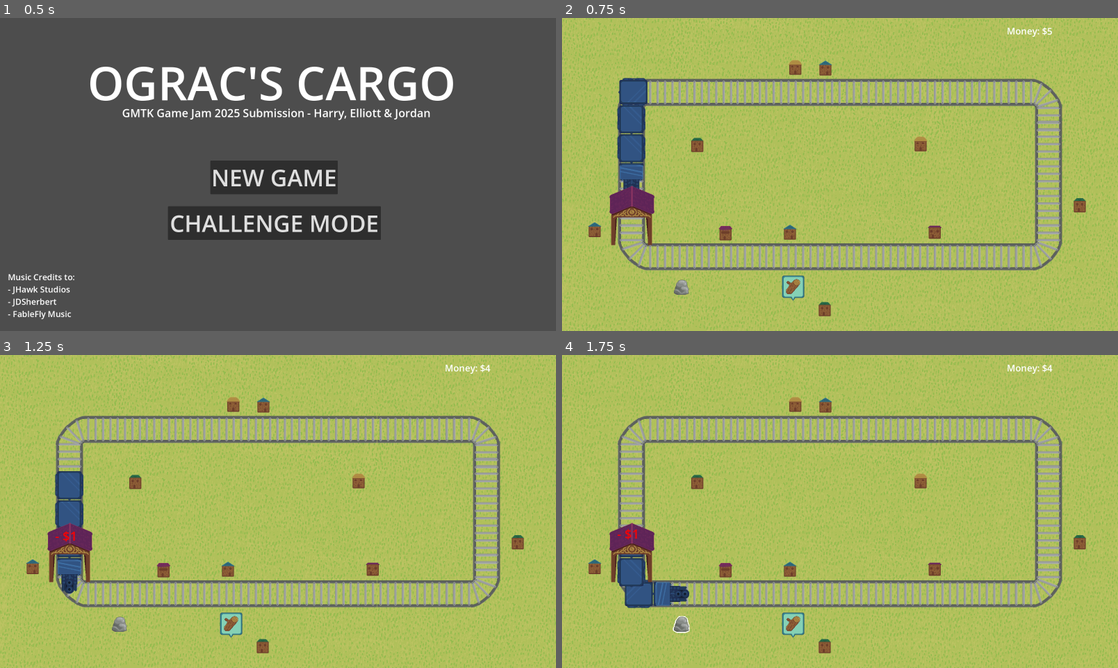
Above: before the commit, frames 1-4 (two rows, left to right).
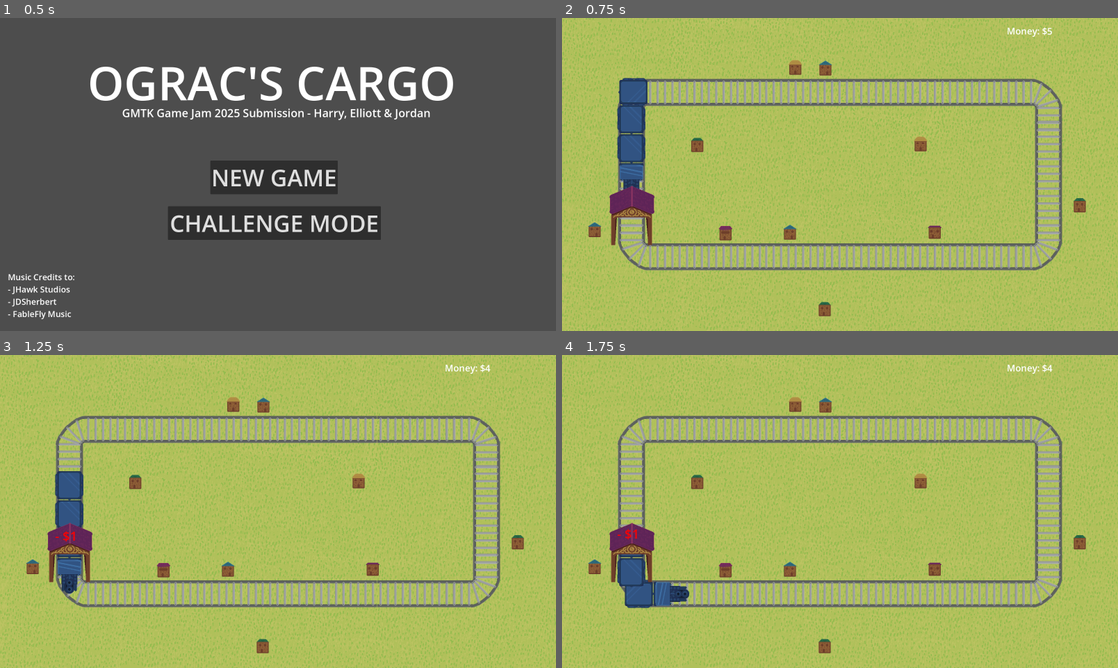
Above: after the commit, the same moments.

Repository: decadentpig/GMTK2025
Game: Godot game, scene res://main_menu.tscn
Same seed, same stepped clock (60 frames per second), same inputs: the game is played once before the commit and once after it.
Inputs (mouse positions are in pixels of both pictures, inside the frame that each line leads up to):
- Up to frame 1 (0.5 s): no input
- Up to frame 2 (0.75 s): click "CHALLENGE MODE" at 0.5 s
- Up to frame 3 (1.25 s): no input
- Up to frame 4 (1.75 s): move the mouse to (678, 624) at 1.27 s; click (678, 624) at 1.35 s

Frame 1 is identical in both runs. In frame 2, 0.4% of the frame differs, in the area x 20-44%, y 82-91%; in frame 3, 0.4%; in frame 4, 0.4%, in the area x 19-44%, y 82-91%.

Commit message:
Phase 1 resources and contracts

Diff:
--- a/game_manager.gd
+++ b/game_manager.gd
@@ -22,7 +22,10 @@
 @export var ui_layer: CanvasLayer
 @onready var floating_text_prefab = preload("res://Scenes/floating_text_prefab.tscn")
 @export var checkpoint_node: Checkpoint_Node
+
 @export var node_spawns: Node2D
+@export var contract_spawns: Node2D
+@export var factory_spawns: Node2D
 
 func func_get_cord_for_side(side: Variant) -> int:
 	if typeof(side) == TYPE_INT:
@@ -103,13 +106,9 @@
 	var resource_type_index = randi() % resources.size()
 	return resources[resource_type_index]
 
-func spawn_resource() -> void:
-	var spawn_location = get_item_spawn_location()
-	var chosen_x = spawn_location[0]
-	var chosen_y = spawn_location[1]
-
-	# Choose resouce type
-	var resource_type = get_random_resource()
+func spawn_resource(resource_type: GlobalVariables.RESOURCE_TYPE, pos: Vector2) -> void:
+	var chosen_x = pos.x
+	var chosen_y = pos.y
 
 	# Spawn on grid
 	var resource = raw_resource_prefab.instantiate()
@@ -117,13 +116,9 @@
 	resource.set_resource_type(resource_type)
 	resource.position = Vector2(chosen_x, chosen_y)
 
-func spawn_contract() -> void:
-	var spawn_location = get_item_spawn_location()
-	var chosen_x = spawn_location[0]
-	var chosen_y = spawn_location[1]
-
-	# Choose resouce type
-	var resource_type = get_random_resource()
+func spawn_contract(resource_type: GlobalVariables.RESOURCE_TYPE, pos: Vector2) -> void:
+	var chosen_x = pos.x
+	var chosen_y = pos.y
 
 	# Spawn on grid
 	var contract = contract_node_prefab.instantiate()
@@ -170,8 +165,58 @@
 	# Contracts: Wood
 	# Factories: (none)
 	# Rent Increase Per Lap: 2
+
+	# PHASE 1 CONSTANTS
+	const PHASE1_MAX_CONTRACTS = 3
+	const PHASE1_MAX_NUM_WOOD = 2
+	const PHASE1_WOOD_RAND_CHANCE = 0.002
+	const PHASE1_CONTRACT_RAND_CHANCE = 0.002
+
 	if current_phase == GAME_PHASE.PHASE1:
-		pass
+		# 1. Check how many wood nodes exist to be picked up, and their locations
+		var num_wood = 0
+		var num_contracts = 0
+		var used_locations = []
+
+		for child in get_children():
+			if (
+				child is Raw_Resource
+				and child.resource_type == GlobalVariables.RESOURCE_TYPE.WOOD
+			):
+				num_wood += 1
+				used_locations.append(child.position)
+			elif (
+				child is Contract_Node
+			):
+				num_contracts += 1
+				used_locations.append(child.position)
+
+		# Spawn Wood resources if within limits
+		if num_wood < PHASE1_MAX_NUM_WOOD and randf() < PHASE1_WOOD_RAND_CHANCE:
+			while true:
+				var rand = randi_range(0, node_spawns.get_child_count() - 1)
+				var spawn = node_spawns.get_child(rand)
+
+				if spawn.position in used_locations:
+					# Keep looking for a spawn that is not taken
+					continue
+				else:
+					spawn_resource(GlobalVariables.RESOURCE_TYPE.WOOD, spawn.position)
+					return
+
+		# Spawn Contracts if within limits
+		if num_contracts < PHASE1_MAX_CONTRACTS and randf() < PHASE1_CONTRACT_RAND_CHANCE:
+			while true:
+				var rand = randi_range(0, contract_spawns.get_child_count() - 1)
+				var spawn = contract_spawns.get_child(rand)
+
+				if spawn.position in used_locations:
+					# Keep looking for a spawn that is not taken
+					continue
+				else:
+					spawn_contract(GlobalVariables.RESOURCE_TYPE.WOOD, spawn.position)
+					return
+
 
 	# PHASE 2
 	# Resource Spawns: Wood, Metal
@@ -228,25 +273,14 @@
 	process_finite_state_machine()
 
 
-	if randf() < RESOURCE_SPAWN_CHANCE:
-		spawn_resource()
-
-	if randf() < CONTRACT_SPAWN_CHANCE:
-		spawn_contract()
-
-	if randf() < FACTORY_SPAWN_CHANCE:
-		spawn_factory()
-
-	if (
-		randf() < CARRIAGE_SPAWN_CHANCE
-		and Stats.contracts_complete > CARRIAGE_SPAWN_AFTER_CONTRACTS
-		and Stats.available_carriages < GlobalVariables.MAX_CARRIAGE_PICKUPS
-	):
-		spawn_carriage()
+	#if (
+		#randf() < CARRIAGE_SPAWN_CHANCE
+		#and Stats.contracts_complete > CARRIAGE_SPAWN_AFTER_CONTRACTS
+		#and Stats.available_carriages < GlobalVariables.MAX_CARRIAGE_PICKUPS
+	#):
+		#spawn_carriage()
 #
 	money_text.text = str(Stats.money)
 
 func _ready() -> void:
-	spawn_resource()
-	spawn_contract()
 	MusicPlayer.play_background_music()
--- a/scene.tscn
+++ b/scene.tscn
@@ -40,11 +40,13 @@
 offset_bottom = 1350.0
 texture = ExtResource("1_xlvrw")
 
-[node name="Game_Manager" type="Node2D" parent="." node_paths=PackedStringArray("ui_layer", "checkpoint_node", "node_spawns")]
+[node name="Game_Manager" type="Node2D" parent="." node_paths=PackedStringArray("ui_layer", "checkpoint_node", "node_spawns", "contract_spawns", "factory_spawns")]
 script = ExtResource("1_u3cyc")
 ui_layer = NodePath("../UI_Layer")
 checkpoint_node = NodePath("../Checkpoint_Node")
 node_spawns = NodePath("../Node_Spawns")
+contract_spawns = NodePath("../Contract_Spawns")
+factory_spawns = NodePath("../Factory_Spawns")
 
 [node name="Upper_Decorative" type="Node2D" parent="."]
 
